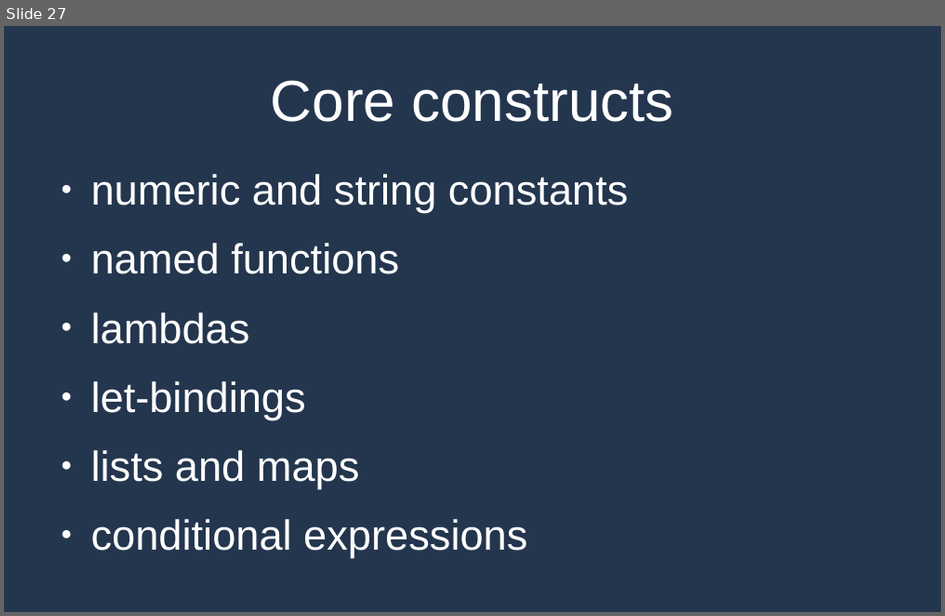
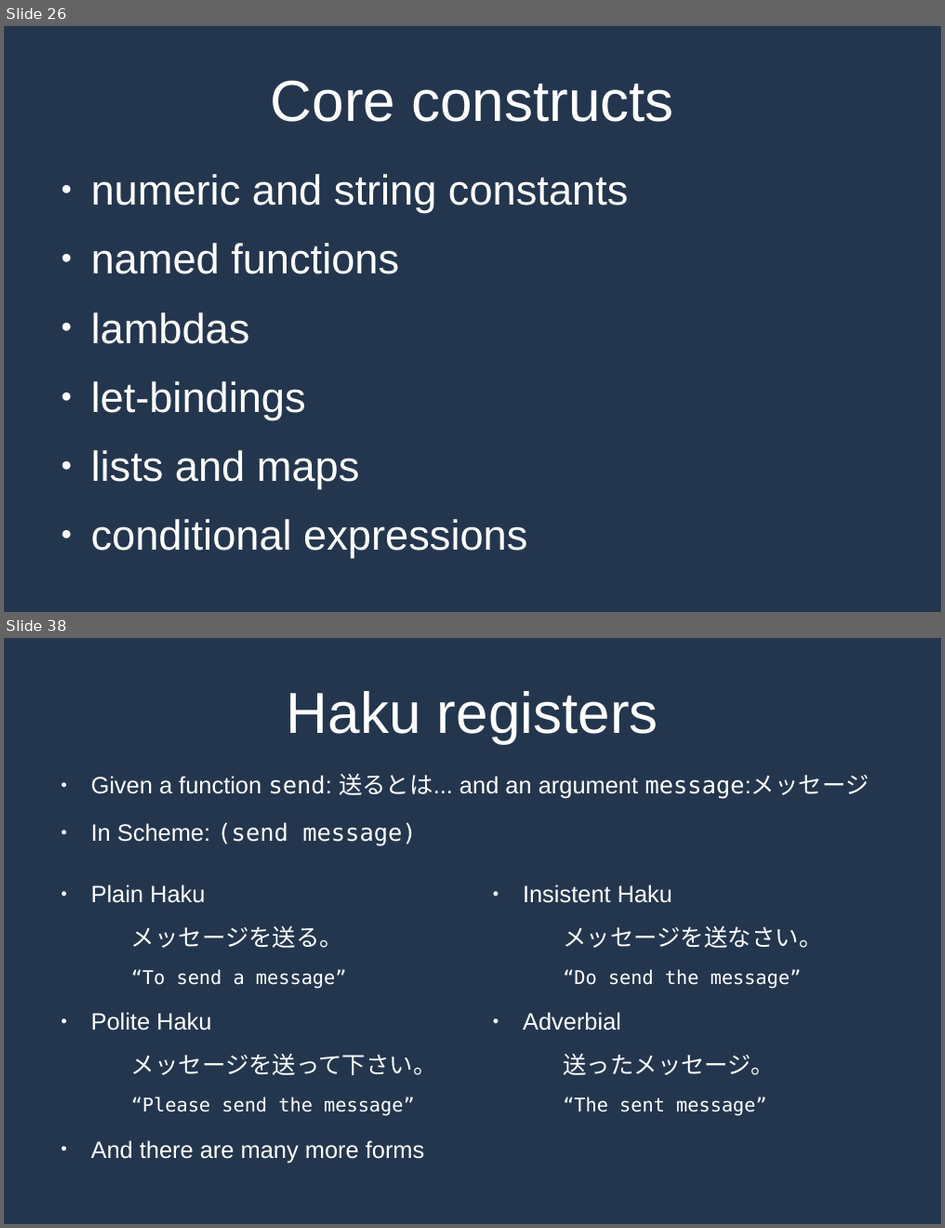
Before and after one commit to MrPicklePinosaur/haku, a slide deck: haku-talk/haku-talk.odp. Shown one above the other, each under a label of ours: slide 27 before the commit, slides 26 and 38 after it; the slides between them are not shown. The pictures are 945x616 and 945x1228 pixels, drawn with LibreOffice and Linux fonts; fonts in the diff are those of the drawing. Boxes give left, top, right and bottom in pixels: in the first picture for what was removed or moved away, otherwise in the second. Text is boxed around its words. In the diff, an @@ line names an element or a change of style, - is before the commit and + after.

Commit message:
Haku talk almost done ...

```diff
--- a/haku-talk/haku-talk.odp
+++ b/haku-talk/haku-talk.odp
@@ slide 38 added at bbox=[4, 638, 941, 1224], background #24364E @@
@@ title added at bbox=[287, 691, 659, 743], 48.9 pt, text #FFFFFF @@
+Haku registers
@@ text added at bbox=[91, 773, 870, 846], 20 pt, text #FFFFFF @@
+● Given a function send: 送るとは... and an argument message:メッセージ
+● In Scheme: (send message)
@@ text added at bbox=[91, 884, 437, 1163], 20 pt, text #FFFFFF @@
+● Plain Haku
+  メッセージを送る。
+  “To send a message”
+● Polite Haku
+  メッセージを送って下さい。
+  “Please send the message”
+● And there are many more forms
@@ text added at bbox=[523, 884, 822, 1116], 20 pt, text #FFFFFF @@
+● Insistent Haku
+  メッセージを送なさい。
+  “Do send the message”
+● Adverbial
+  送ったメッセージ。
+  “The sent message”
@@ what was slide 27 is now slide 26 @@
```
Also in this commit, not shown: 3 slides changed, 12 other slides added, 1 slide removed, 2 other files.
